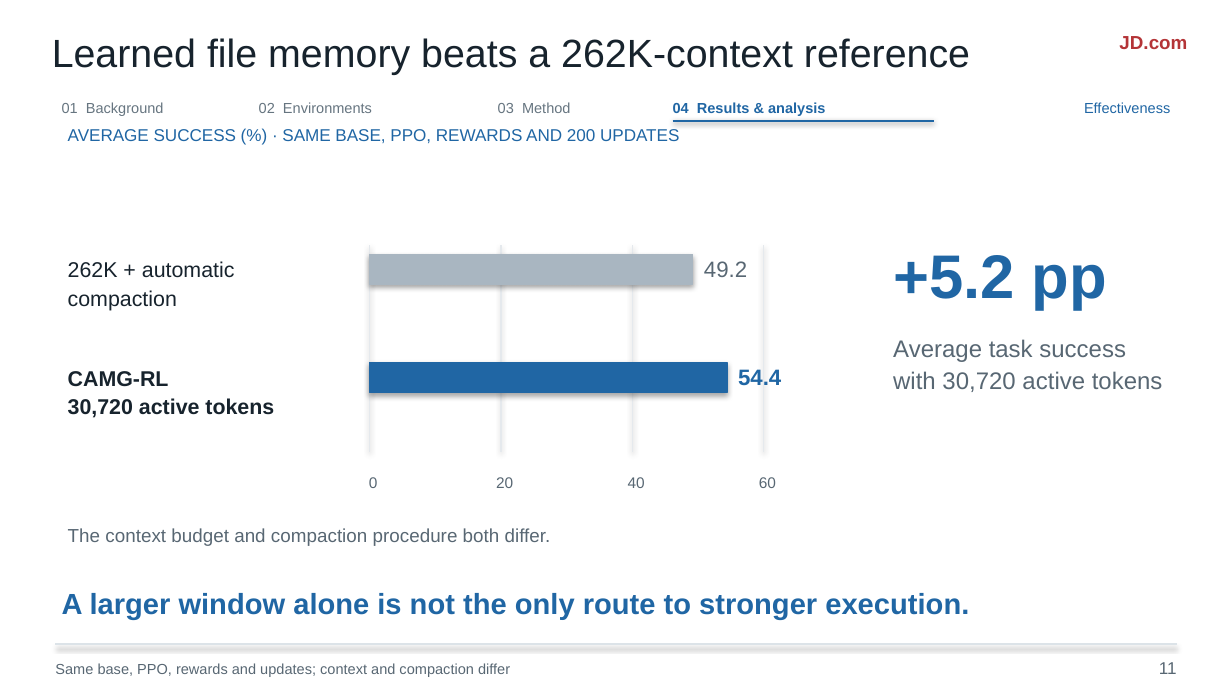
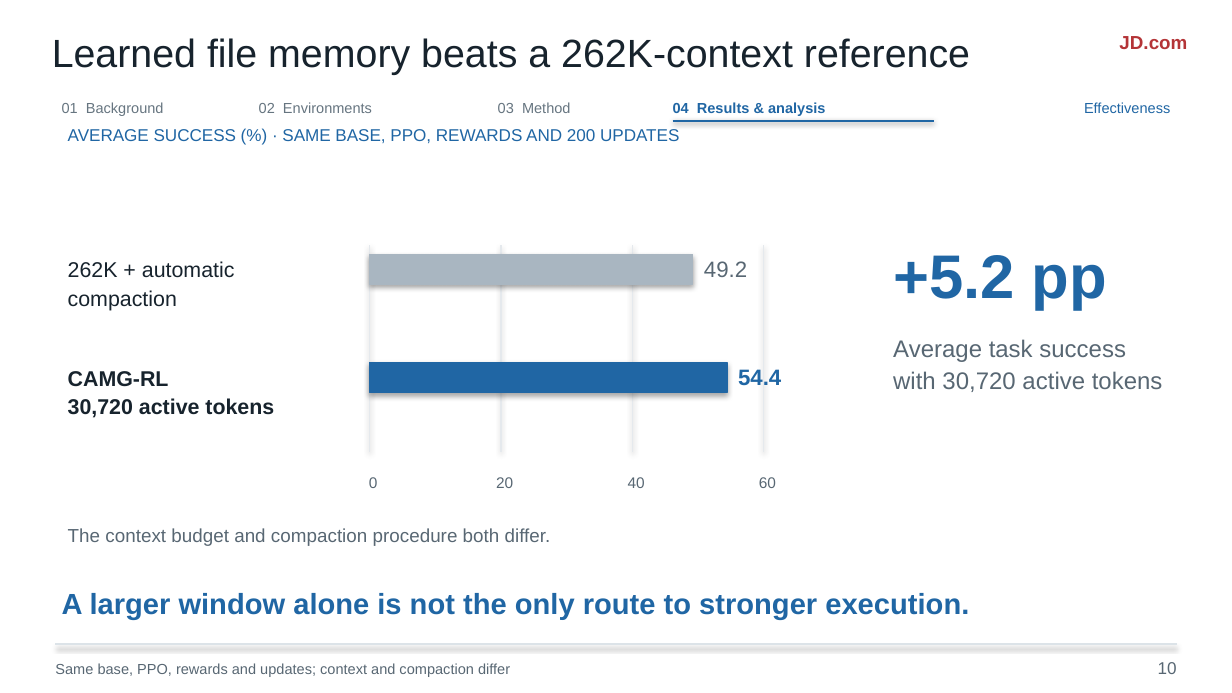
Before and after one commit to liruiluo/agentmemorygym, a slide deck: slide 10 of assets/slides/coding-agent-memory-post-training-slides.pptx (slide 11 before the commit). Drawn at 1232x693 pixels with LibreOffice and Linux fonts; fonts in the diff are those of the drawing. Boxes give left, top, right and bottom in pixels: in the first picture for what was removed or moved away, otherwise in the second. Text is boxed around its words. In the diff, an @@ line names an element or a change of style, - is before the commit and + after.

```diff
--- a/assets/slides/coding-agent-memory-post-training-slides.pptx
+++ b/assets/slides/coding-agent-memory-post-training-slides.pptx
@@ text at (x1=1158, y1=662, x2=1177, y2=674): text changed @@
-11
+10
```
Also in this commit, not shown: 14 other slides changed, 1 slide removed, 9 other files.
